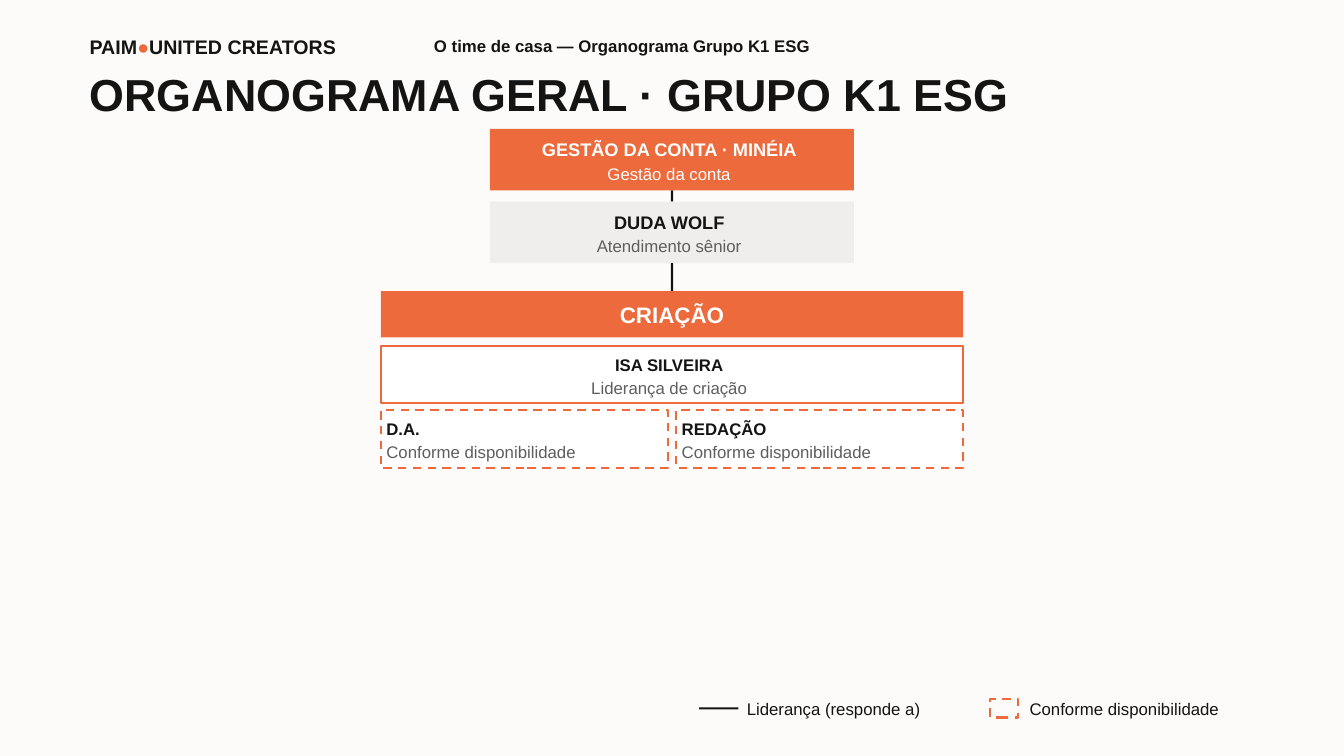
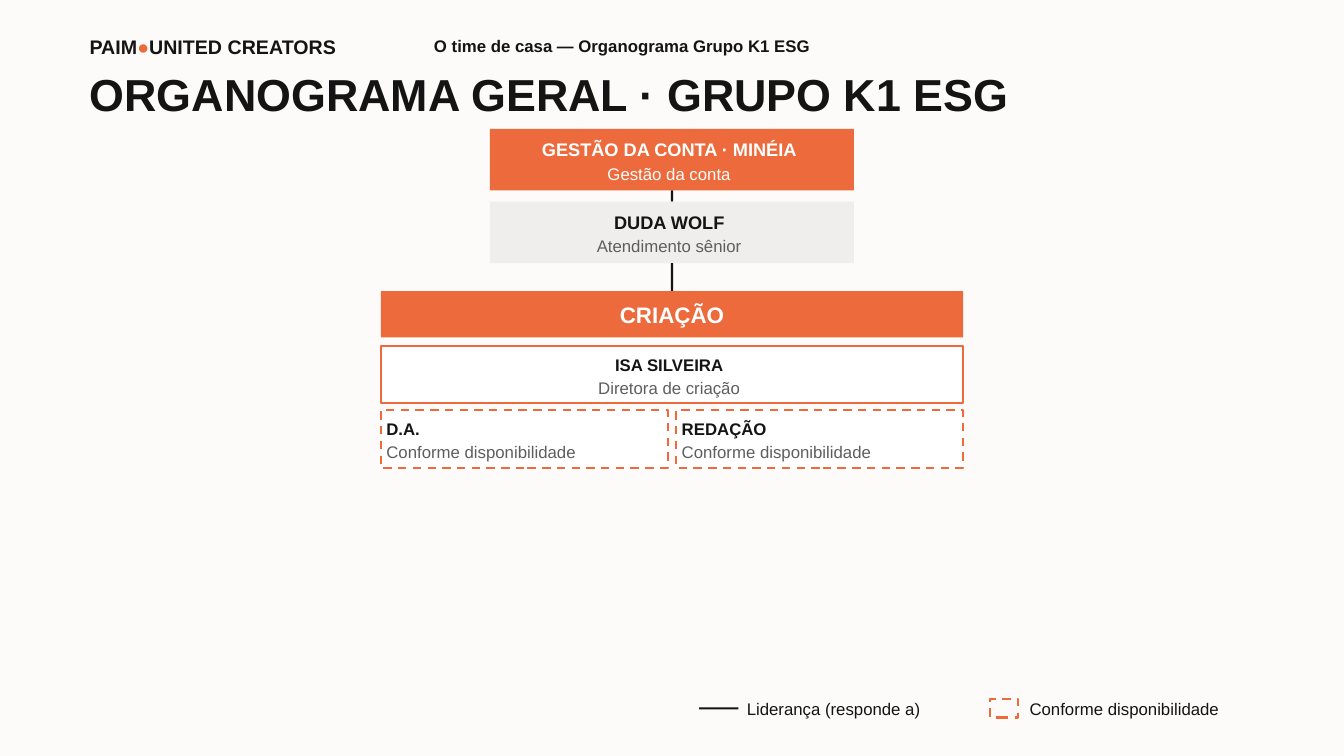
Before and after one commit to Miadolfo/paim, a slide deck: slide 4 of Organogramas_Clientes_Marilia.pptx. Drawn at 1344x756 pixels with LibreOffice and Linux fonts; fonts in the diff are those of the drawing. Boxes give left, top, right and bottom in pixels: in the first picture for what was removed or moved away, otherwise in the second. Text is boxed around its words. In the diff, an @@ line names an element or a change of style, - is before the commit and + after.

```diff
--- a/Organogramas_Clientes_Marilia.pptx
+++ b/Organogramas_Clientes_Marilia.pptx
@@ text at [598, 382, 740, 398]: text changed @@
-Liderança de criação
+Diretora de criação
```
Also in this commit, not shown: 3 other slides changed, 1 other file.
